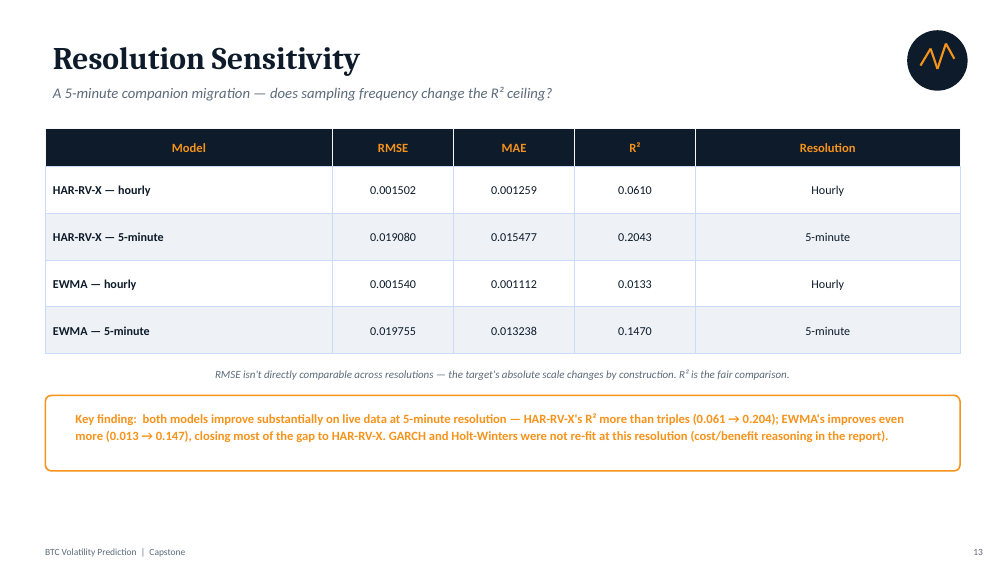
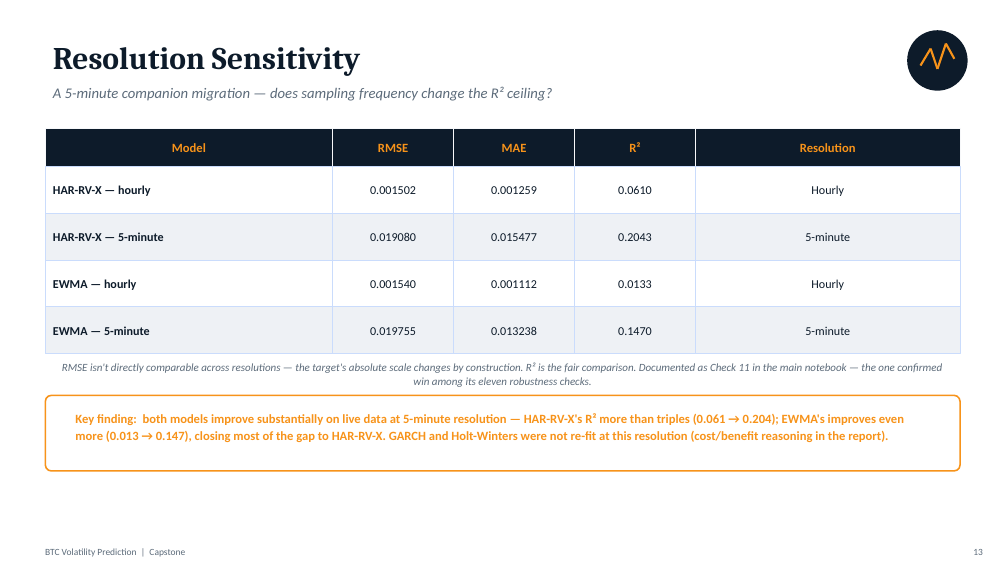
Before and after one commit to mhejairi10/bitcoin-volatility-prediction, a slide deck: slide 13 of presentation/capstone-btc-volatility.pptx. Drawn at 1008x567 pixels with LibreOffice and Linux fonts; fonts in the diff are those of the drawing. Boxes give left, top, right and bottom in pixels: in the first picture for what was removed or moved away, otherwise in the second. Text is boxed around its words. In the diff, an @@ line names an element or a change of style, - is before the commit and + after.

```diff
--- a/presentation/capstone-btc-volatility.pptx
+++ b/presentation/capstone-btc-volatility.pptx
@@ text at (62, 363, 942, 387): text changed @@
-RMSE isn't directly comparable across resolutions — the target's absolute scale changes by construction. R² is the fair comparison.
+RMSE isn't directly comparable across resolutions — the target's absolute scale changes by construction. R² is the fair comparison. Documented as Check 11 in the main notebook — the one confirmed win among its eleven robustness checks.
```
